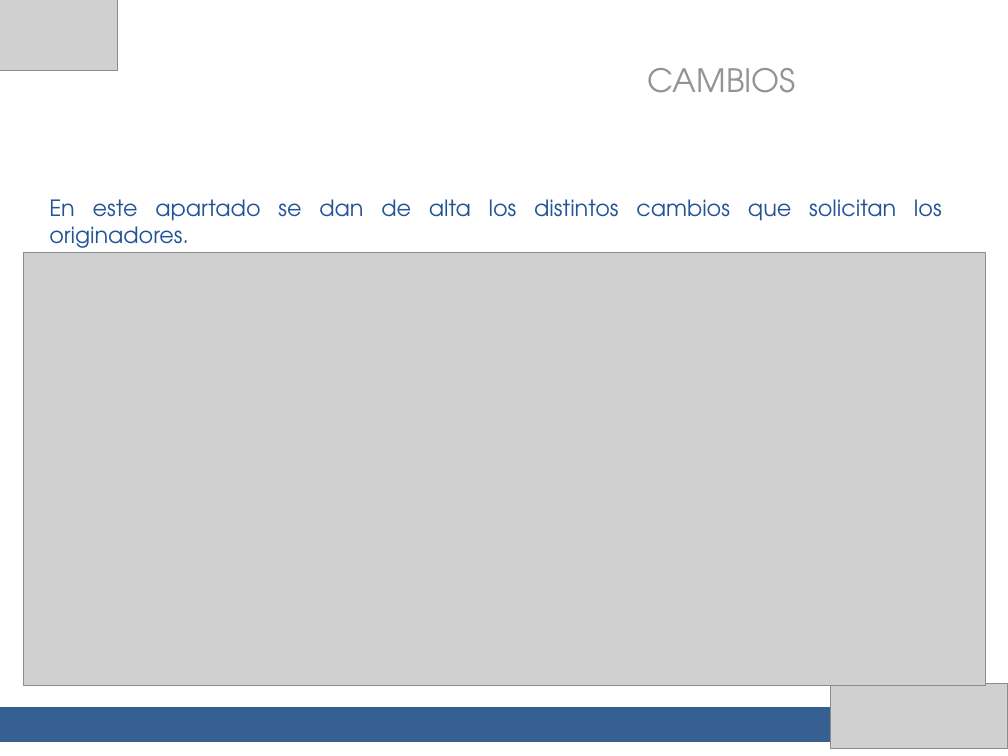
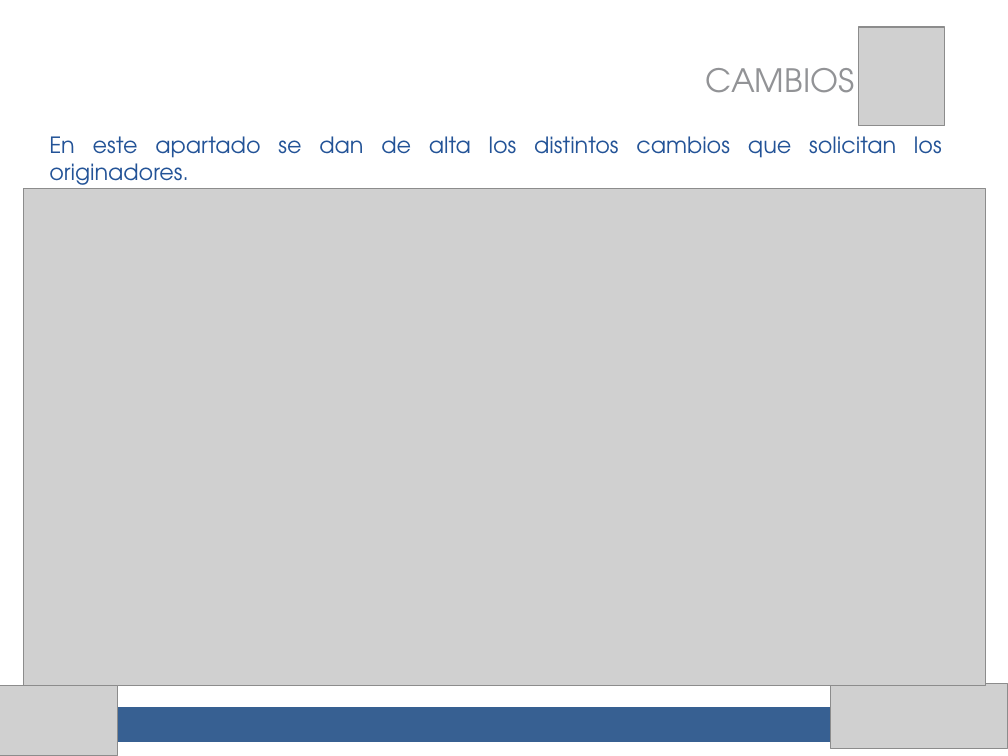
Before and after one commit to migreyes30/clinicaempresarial, a slide deck: slide 10 of presentacion final/Control de cambios.pptx (slide 11 before the commit). Drawn at 1008x756 pixels with LibreOffice and Linux fonts; fonts in the diff are those of the drawing; grey boxes stand for pictures. Boxes give left, top, right and bottom in pixels: in the first picture for what was removed or moved away, otherwise in the second. Text is boxed around its words. In the diff, an @@ line names an element or a change of style, - is before the commit and + after.

```diff
--- a/presentacion final/Control de cambios.pptx
+++ b/presentacion final/Control de cambios.pptx
@@ picture added at (859,27,946,126) @@
@@ text "CAMBIOS": place and size @@
-text "CAMBIOS" at (647,68,796,93)
+text "CAMBIOS" at (706,68,855,93)
@@ text "En este apartado se dan ...": place and size @@
-text "En este apartado se dan ..." at (49,199,942,253)
+text "En este apartado se dan ..." at (49,136,942,190)
@@ picture: place and size @@
-picture at (23,253,985,685)
+picture at (23,188,985,684)
@@ picture: place and size @@
-picture at (0,0,118,71)
+picture at (0,685,118,756)
```
Also in this commit, not shown: 19 other slides changed, 7 slides added, 7 slides removed, 1 other file.
